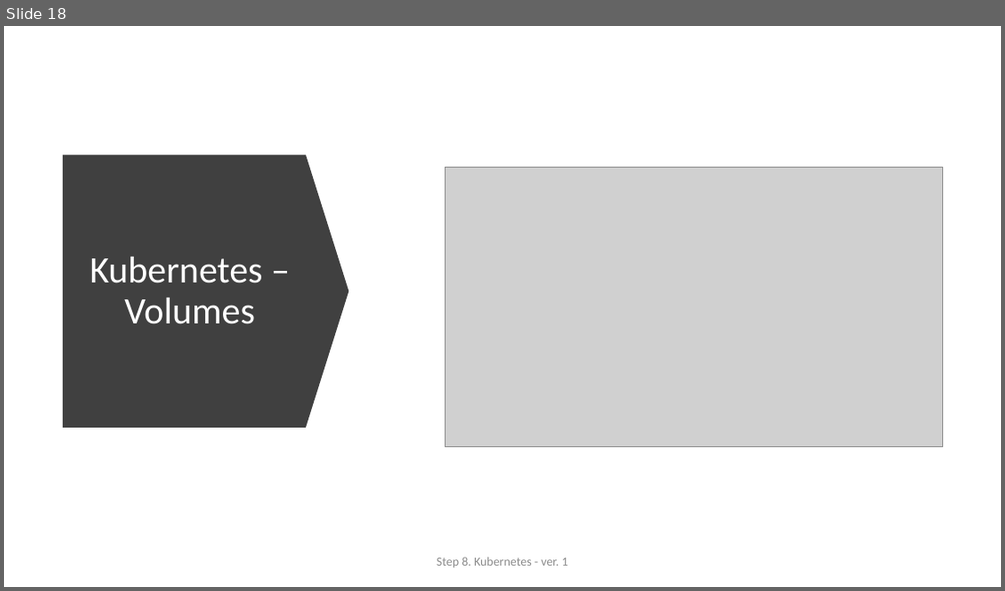
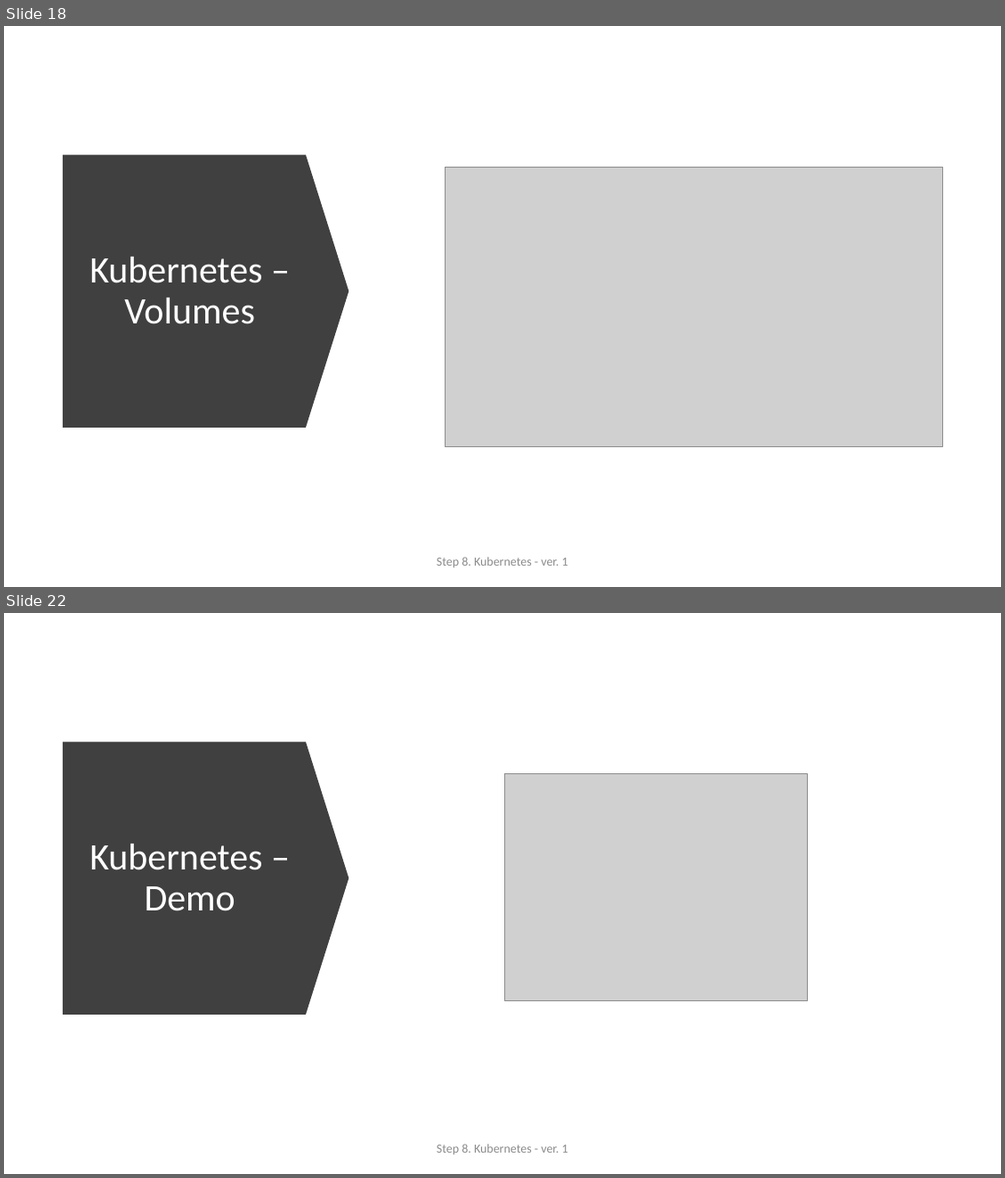
Before and after one commit to ext4dmin/DevOps-Mentorship, a slide deck: Step08-Kubernetes_presentation.pptx. Shown one above the other, each under a label of ours: slide 18 before the commit, slides 18 and 22 after it; the slides between them are not shown. The pictures are 1005x591 and 1005x1178 pixels, drawn with LibreOffice and Linux fonts; fonts in the diff are those of the drawing; grey boxes stand for pictures. Boxes give left, top, right and bottom in pixels: in the first picture for what was removed or moved away, otherwise in the second. Text is boxed around its words. In the diff, an @@ line names an element or a change of style, - is before the commit and + after.

Commit message:
Step 7. Containerization 8. Kubernetes
Done

```diff
--- a/Step08-Kubernetes_presentation.pptx
+++ b/Step08-Kubernetes_presentation.pptx
@@ slide 22 added at [4, 613, 1001, 1174], background #FFFFFF @@
@@ down arrow added at [63, 742, 349, 1014], fill #404040 @@
@@ picture added at [505, 774, 808, 1000] @@
@@ title added at [89, 844, 262, 911], 36 pt, text #FFFFFF @@
+Kubernetes – Demo
@@ text added at [437, 1143, 568, 1154], 12 pt, text #8C8C8C @@
+Step 8. Kubernetes - ver. 1
```
Also in this commit, not shown: 1 slide changed, 3 other slides added, 1 other file.
